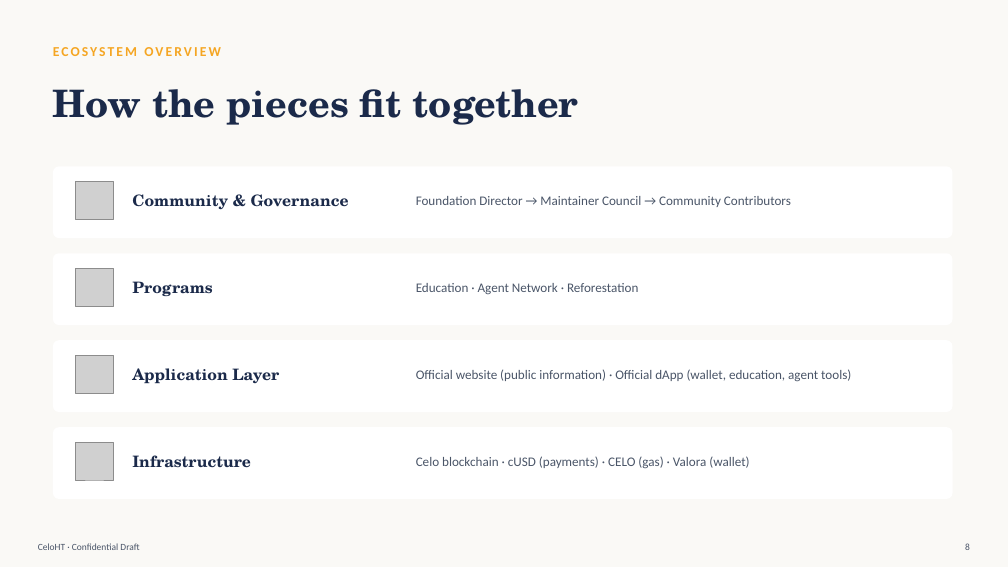
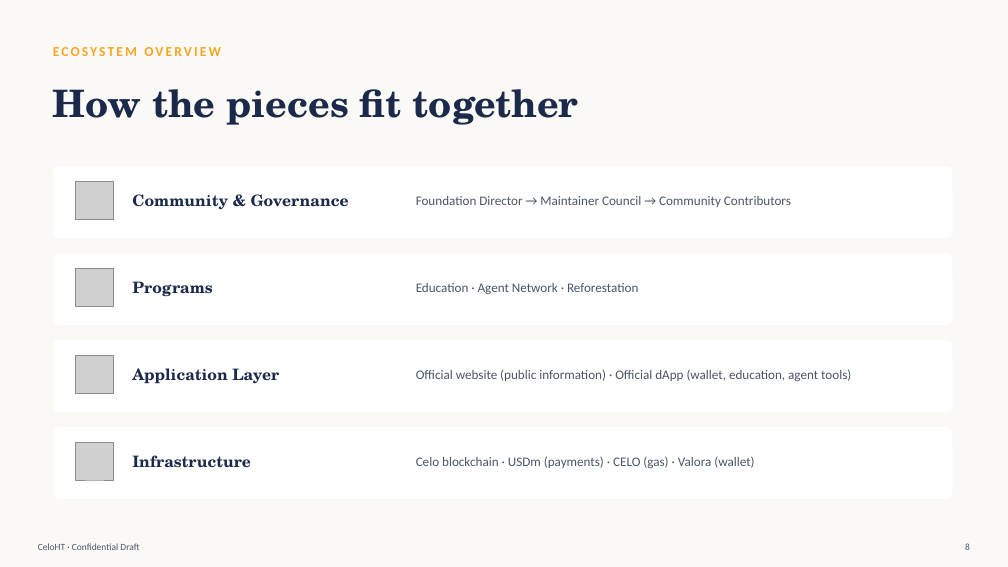
Before and after one commit to Celo-HaiTi/celoht-docs, a slide deck: slide 8 of CeloHT-Investor-Deck.pptx. Drawn at 1008x567 pixels with LibreOffice and Linux fonts; fonts in the diff are those of the drawing; grey boxes stand for pictures. Boxes give left, top, right and bottom in pixels: in the first picture for what was removed or moved away, otherwise in the second. Text is boxed around its words. In the diff, an @@ line names an element or a change of style, - is before the commit and + after.

Commit message:
Enforce canonical CeloHT terminology

```diff
--- a/CeloHT-Investor-Deck.pptx
+++ b/CeloHT-Investor-Deck.pptx
@@ text at box(416, 456, 754, 468): text changed @@
-Celo blockchain · cUSD (payments) · CELO (gas) · Valora (wallet)
+Celo blockchain · USDm (payments) · CELO (gas) · Valora (wallet)
```
Also in this commit, not shown: 5 other slides changed, 4 other files.
